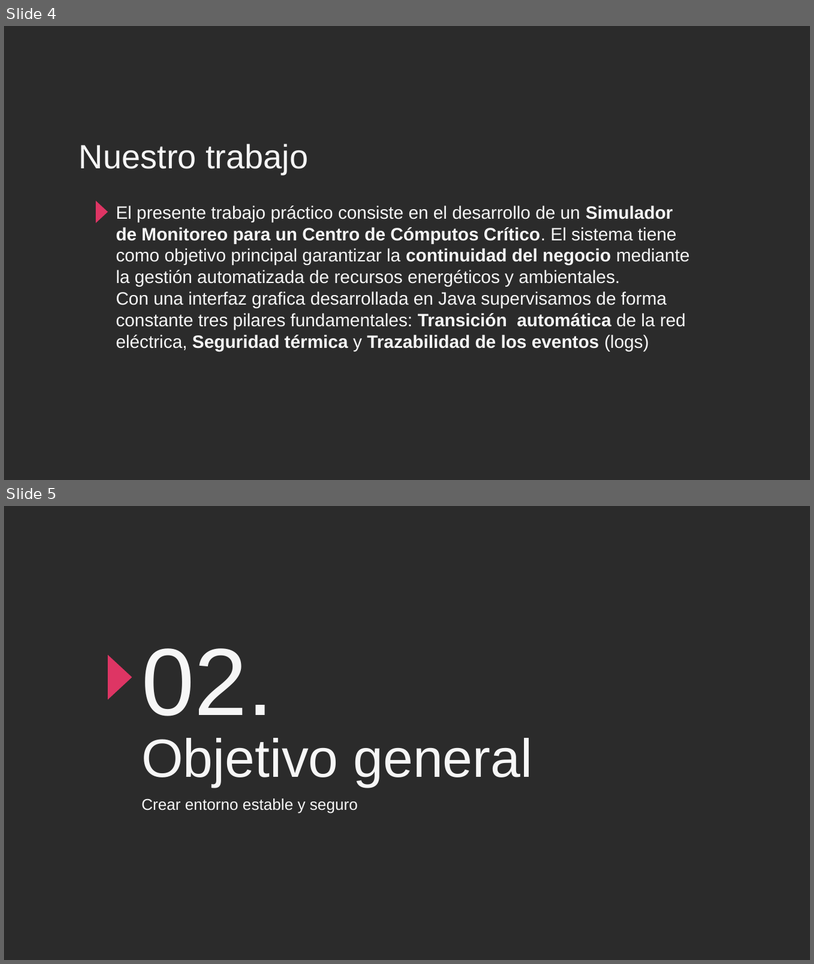
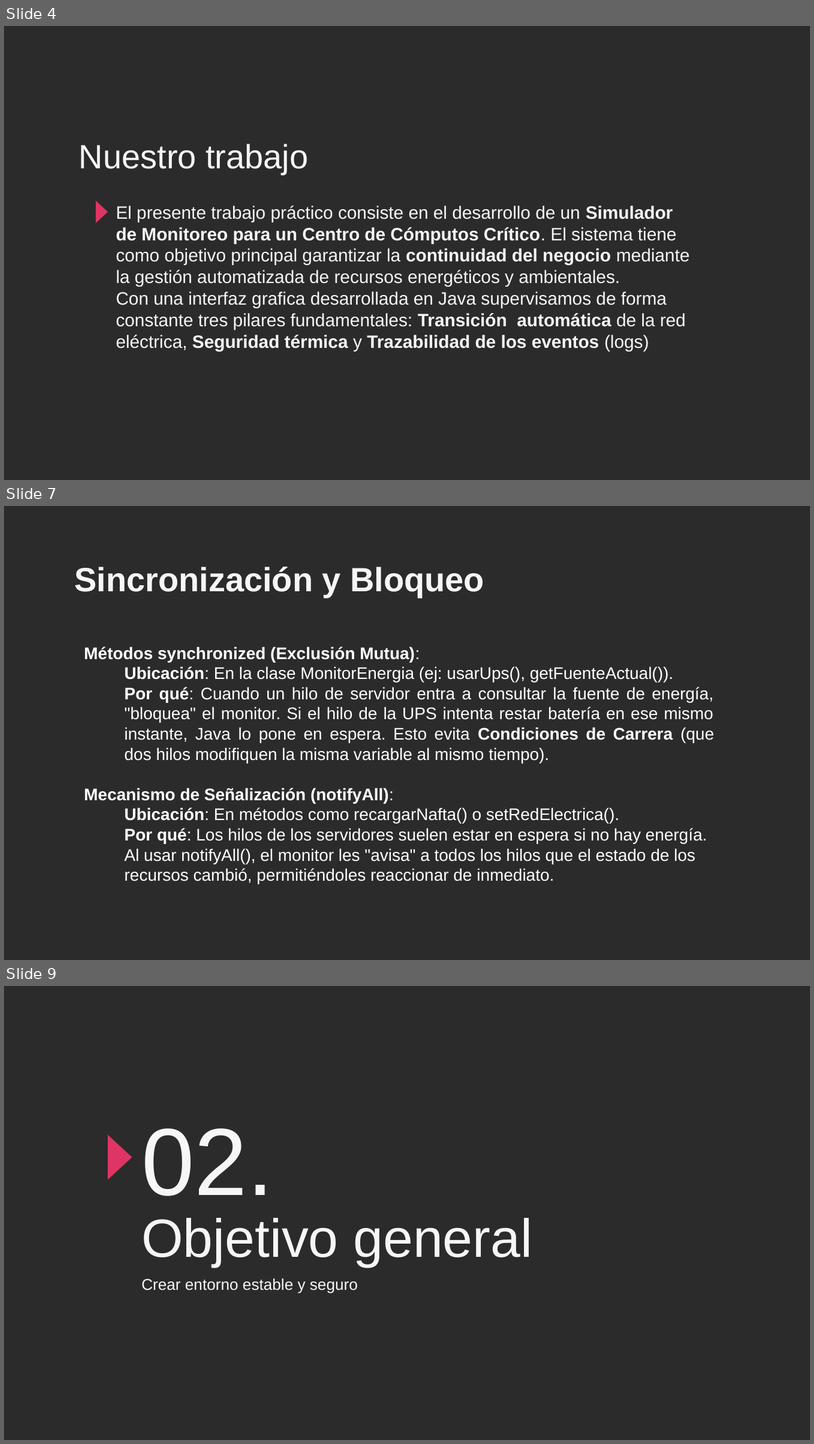
Before and after one commit to Juanpasq/concurrente-datacenter, a slide deck: documentacion/datacenter-final.pptx. Shown one above the other, each under a label of ours: slides 4 and 5 before the commit, slides 4, 7 and 9 after it; the slides between them are not shown. The pictures are 814x964 and 814x1444 pixels, drawn with LibreOffice and Linux fonts; fonts in the diff are those of the drawing; background and template pictures are left out; a plain dark background stands for a picture behind light text. Boxes give left, top, right and bottom in pixels: in the first picture for what was removed or moved away, otherwise in the second. Text is boxed around its words. In the diff, an @@ line names an element or a change of style, - is before the commit and + after.

Commit message:
actualizacion documentos

```diff
--- a/documentacion/datacenter-final.pptx
+++ b/documentacion/datacenter-final.pptx
@@ slide 7 added at [4,506,810,960], background picture (left out) @@
@@ title added at [75,567,485,597], 30 pt, text #F6F6F6, bold @@
+Sincronización y Bloqueo
@@ text added at [84,646,714,883], 15 pt, text #FFFFFF @@
+Métodos synchronized (Exclusión Mutua):
+  Ubicación: En la clase MonitorEnergia (ej: usarUps(), getFuenteActual()).
+  Por qué: Cuando un hilo de servidor entra a consultar la fuente de energía, "bloquea" el monitor. Si el hilo de la UPS intenta restar batería en ese mismo instante, Java lo pone en espera. Esto evita Condiciones de Carrera (que dos hilos modifiquen la misma variable al mismo tiempo).
+Mecanismo de Señalización (notifyAll):
+  Ubicación: En métodos como recargarNafta() o setRedElectrica().
+  Por qué: Los hilos de los servidores suelen estar en espera si no hay energía. Al usar notifyAll(), el monitor les "avisa" a todos los hilos que el estado de los recursos cambió, permitiéndoles reaccionar de inmediato.
@@ what was slide 5 is now slide 9 @@
```
Also in this commit, not shown: 3 other slides added, 1 other file.
